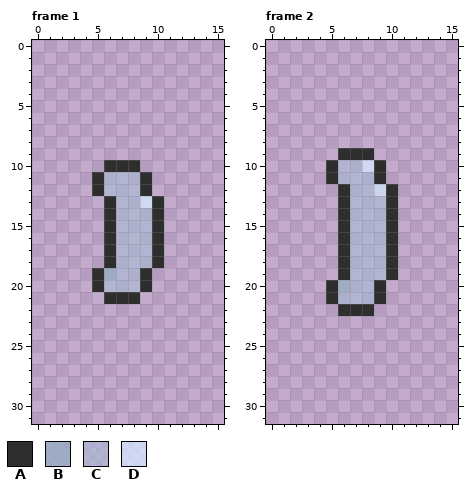
File history of a pixel-art file, Assets/Sprites/UI/birdingTrigger.aseprite. This is how it looked before the edit.
16x32 pixels, 11 frames. Shown: frame 1, frame 2. The commit also changed other frames, which this record leaves out.
Palette (. is transparent): A #2e2e2e  B #97adc2d9  C #a5bdd49a  D #d2e8fcc2
Pixels before, frame 1, first column x 5:
10 .AAA..
11 ACCCA.
12 ACCCA.
13 .ACCDA
14 .ACCCA
15 .ACCCA
16 .ACCCA
17 .ACCCA
18 .ACCCA
19 ABCCA.
20 ACCCA.
21 .AAA..
Pixels before, frame 2, first column x 5:
 9 .AAA..
10 ACCDA.
11 ACCCA.
12 .ACCDA
13 .ACCCA
14 .ACCCA
15 .ACCCA
16 .ACCCA
17 .ACCCA
18 .ACCCA
19 .ACCCA
20 ABCCA.
21 ACCCA.
22 .AAA..
Once edited:
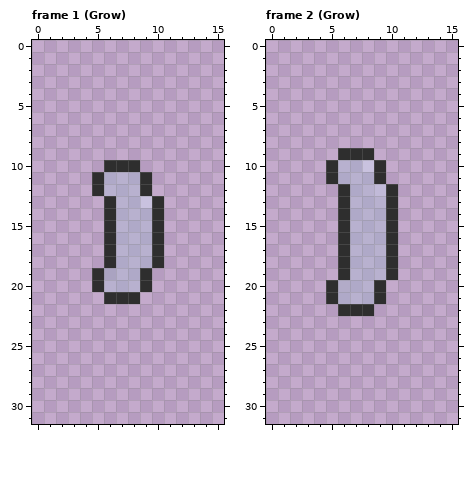
Author's note on the commit: Updated birding game to use better sprites
The edit:
Colour B changes from #97adc2d9 to #97adc264.
Colour C changes from #a5bdd49a to #a5bdd464.
Colour D changes from #d2e8fcc2 to #d2e8fc64.
Boxes around the changes in both pictures, in picture pixels (x1, y1, x2, y2):
changed: (104, 172, 152, 292)
changed: (338, 160, 386, 304)
